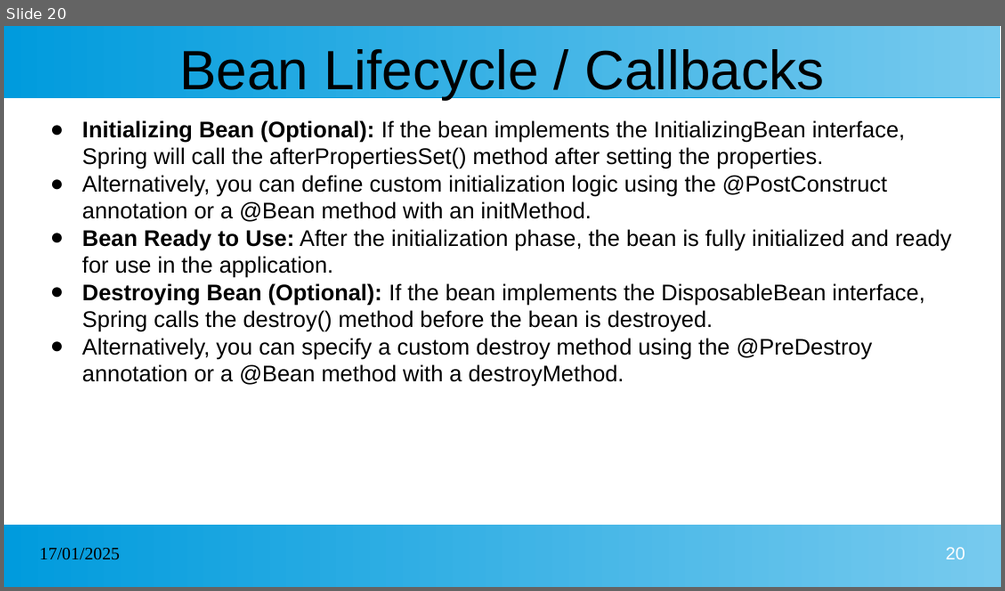
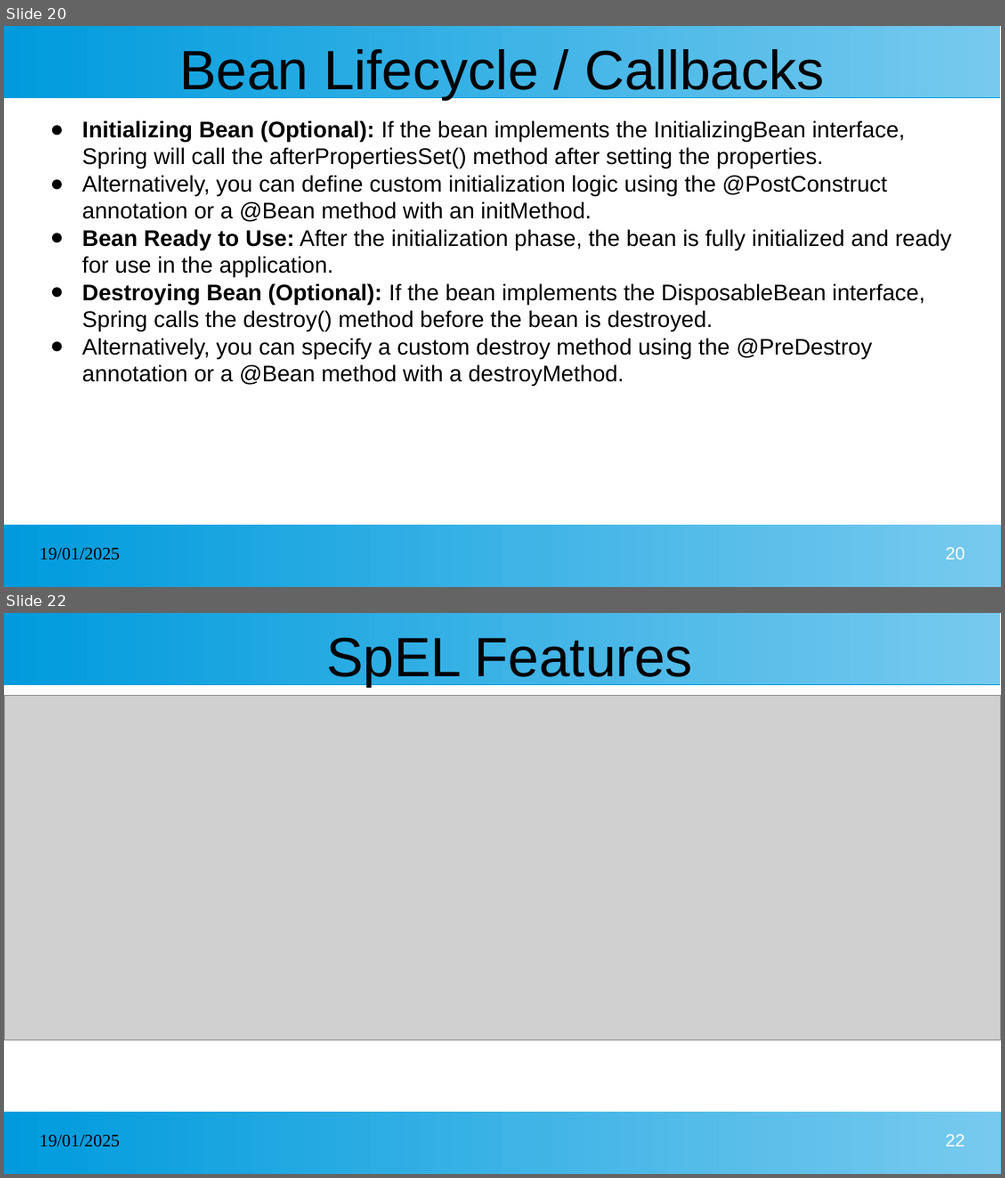
Before and after one commit to kcharankumar/MLA_Java_Arya, a slide deck: Spring.pptx. Shown one above the other, each under a label of ours: slide 20 before the commit, slides 20 and 22 after it; the slides between them are not shown. The pictures are 1005x591 and 1005x1178 pixels, drawn with LibreOffice and Linux fonts; fonts in the diff are those of the drawing; grey boxes stand for pictures. Boxes give left, top, right and bottom in pixels: in the first picture for what was removed or moved away, otherwise in the second. Text is boxed around its words. In the diff, an @@ line names an element or a change of style, - is before the commit and + after.

```diff
--- a/Spring.pptx
+++ b/Spring.pptx
@@ slide 22 added at bbox=[4, 613, 1001, 1174], background #FFFFFF; not listed: 2 template elements that a slide beside it also shows @@
@@ title added at bbox=[326, 637, 693, 686], 44 pt, text #000000 @@
+SpEL Features
@@ picture added at bbox=[4, 695, 1001, 1040] @@
@@ text added at bbox=[40, 1135, 120, 1147], 14 pt, text #000000 @@
+19/01/2025
@@ page number added at bbox=[946, 1134, 965, 1146], 14 pt, text #FFFFFF @@
+22
@@ slide 20 changed as well @@
@@ text at bbox=[40, 548, 120, 560]: text changed @@
-17/01/2025
+19/01/2025
```
Also in this commit, not shown: 19 other slides changed, 44 other slides added.
